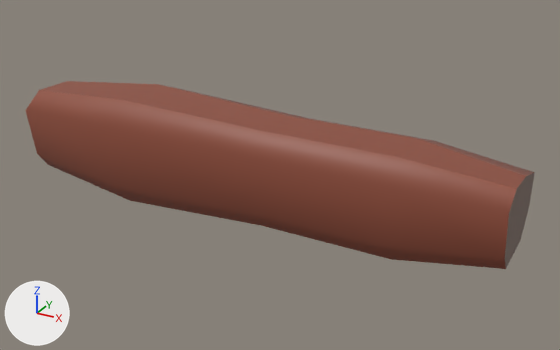
Renders of the FBX model Birth-From-Fire/Assets/Art/3D Assets/FBX File/Charcoal.fbx from each side of a commit.
One viewpoint serves both versions: a 50 mm lens placed at (0.1159, -0.1954, 0.0953), pointed at (0.0068, 0.003, -0.0039). Arrows for +X, +Y and +Z are at lower left; the lights stay in place. Where no turn or scale is listed for an object, it has been applied to the vertices.

Before the edit, the objects in view are built like this:
```python
me_mesh = bpy.data.meshes.new('Mesh')
me_mesh.from_pydata(...)  # 40 vertices, 38 faces; spans x -0.082..0.082, y -0.021..0.023, z -0.018..0.018
# faces by material slot: [32, 6]
me_mesh.materials.append(mat_wood)  # brown #8f4d3a
me_mesh.materials.append(mat_lambert18)  # brown #5c3c25
ob_charcoal = bpy.data.objects.new('Charcoal', me_mesh)
ob_charcoal.location = (0.0, 0.0, 0.0)
```
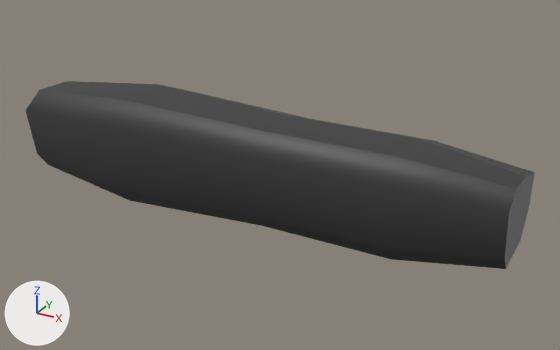
Boxes (x1, y1, x2, y2) around the edits, measured in the pictures (560 x 350 px):
part 1 of me_mesh, recoloured (brown to grey)
    both: (26, 81, 534, 269)
part 2 of me_mesh, recoloured
    both: (505, 172, 535, 268)

What the commit changed:
Material 'Coal1' (mat_coal1) is new.
Its base color is (0.0369, 0.0382, 0.0369) (black #363736).
Material 'Coal2' (mat_coal2) is new.
Its base color is (0.0974, 0.0974, 0.0974) (dark grey #585858).
me_mesh has 40 vertices, 38 faces and spans x -0.082..0.082, y -0.021..0.023, z -0.018..0.018.
me_mesh is used by ob_charcoal; location (0.0, 0.0, 0.0).
me_mesh part 1: all 32 faces that had it switch from mat_wood (brown #8f4d3a) to mat_coal1 (black #363736).
me_mesh part 2: all 6 faces that had it switch from mat_lambert18 (brown #5c3c25) to mat_coal2 (dark grey #585858).
